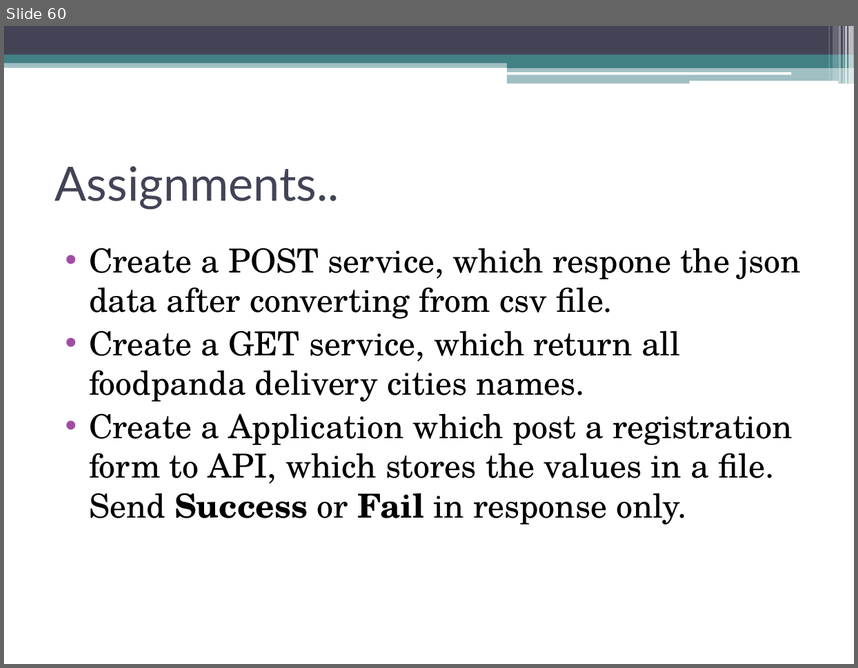
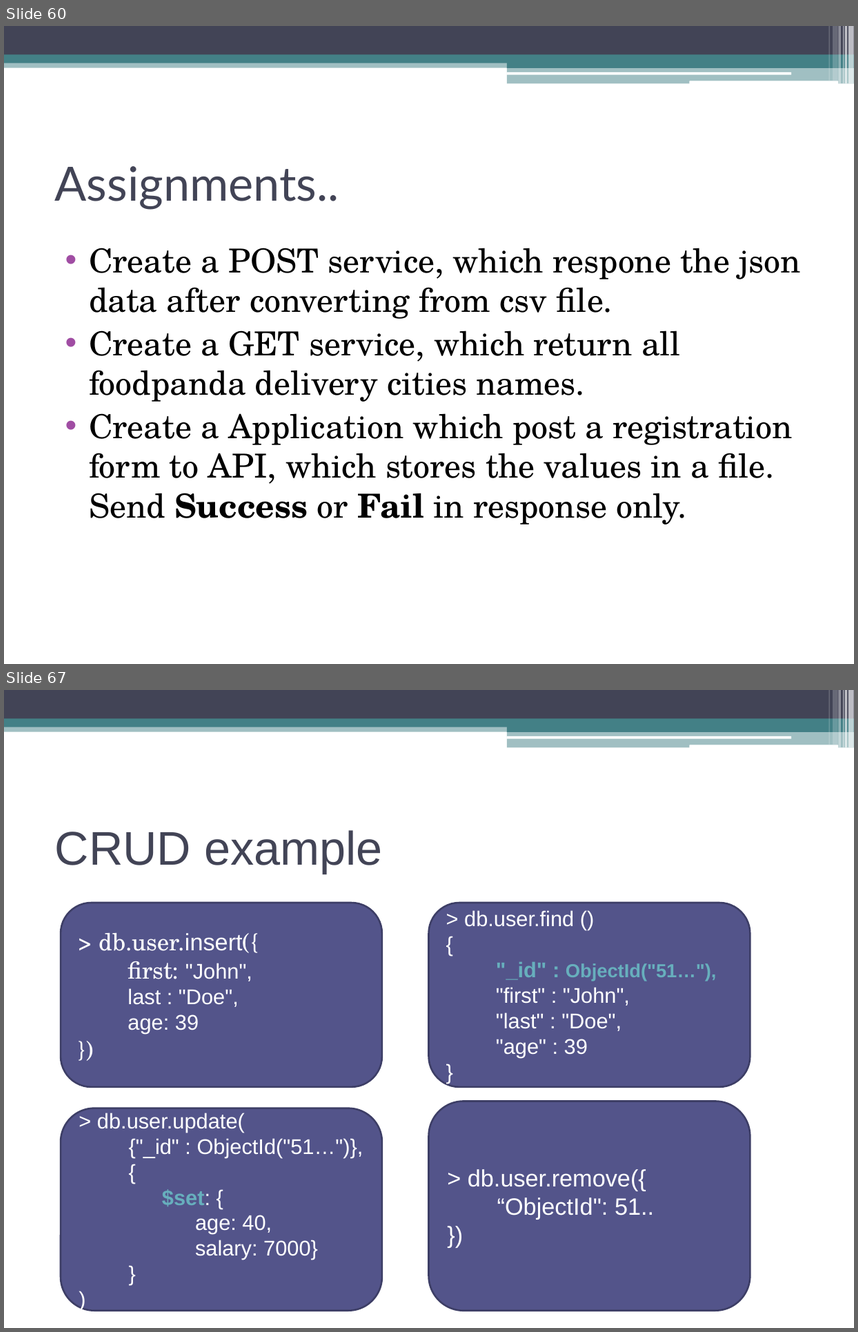
Before and after one commit to akjkhatri/mean_stack, a slide deck: MEAN Stack Workshop.pptx. Shown one above the other, each under a label of ours: slide 60 before the commit, slides 60 and 67 after it; the slides between them are not shown. The pictures are 858x668 and 858x1332 pixels, drawn with LibreOffice and Linux fonts; fonts in the diff are those of the drawing. Boxes give left, top, right and bottom in pixels: in the first picture for what was removed or moved away, otherwise in the second. Text is boxed around its words. In the diff, an @@ line names an element or a change of style, - is before the commit and + after.

```diff
--- a/MEAN Stack Workshop.pptx
+++ b/MEAN Stack Workshop.pptx
@@ slide 67 added at [4,690,854,1328], background #FFFFFF; not listed: 13 template elements that a slide beside it also shows @@
@@ title added at [55,830,383,873], 40 pt, text #424456 @@
+CRUD example
@@ rounded rectangle added at [61,903,382,1087], fill #53548A, outline #3D3E66 1.5 pt, 20 pt, text #FFFFFF @@
+> db.user.insert({
+first: "John",
+last : "Doe",
+age: 39
+})
@@ rounded rectangle added at [429,903,751,1087], fill #53548A, outline #3D3E66 1.5 pt, 18 pt, text #FFFFFF @@
+> db.user.find ()
+{
+"_id" : ObjectId("51…"),
+"first" : "John",
+"last" : "Doe",
+"age" : 39
+}
@@ rounded rectangle added at [429,1101,751,1310], fill #53548A, outline #3D3E66 1.5 pt, 20 pt, text #FFFFFF @@
+> db.user.remove({
+“ObjectId": 51..
+})
@@ rounded rectangle added at [61,1108,382,1310], fill #53548A, outline #3D3E66 1.5 pt, 18 pt, text #FFFFFF @@
+> db.user.update(
+{"_id" : ObjectId("51…")},
+{
+$set: {
+age: 40,
+salary: 7000}
+}
+)
```
Also in this commit, not shown: 12 other slides added, 1 other file.
